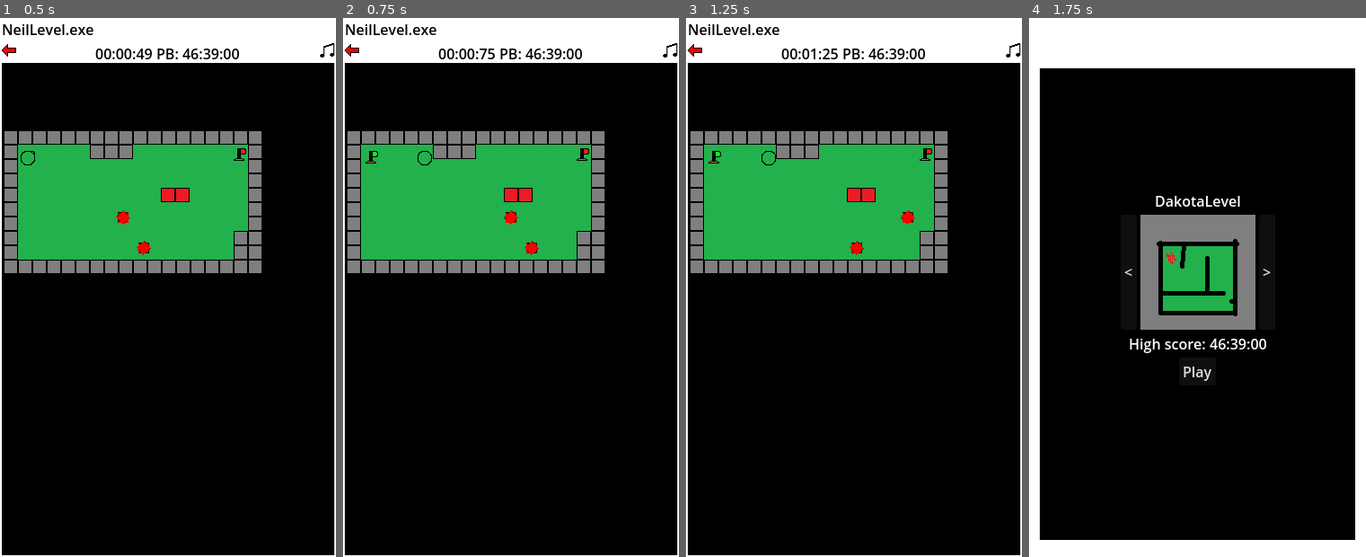
Above: before the commit, frames 1-4 (left to right).
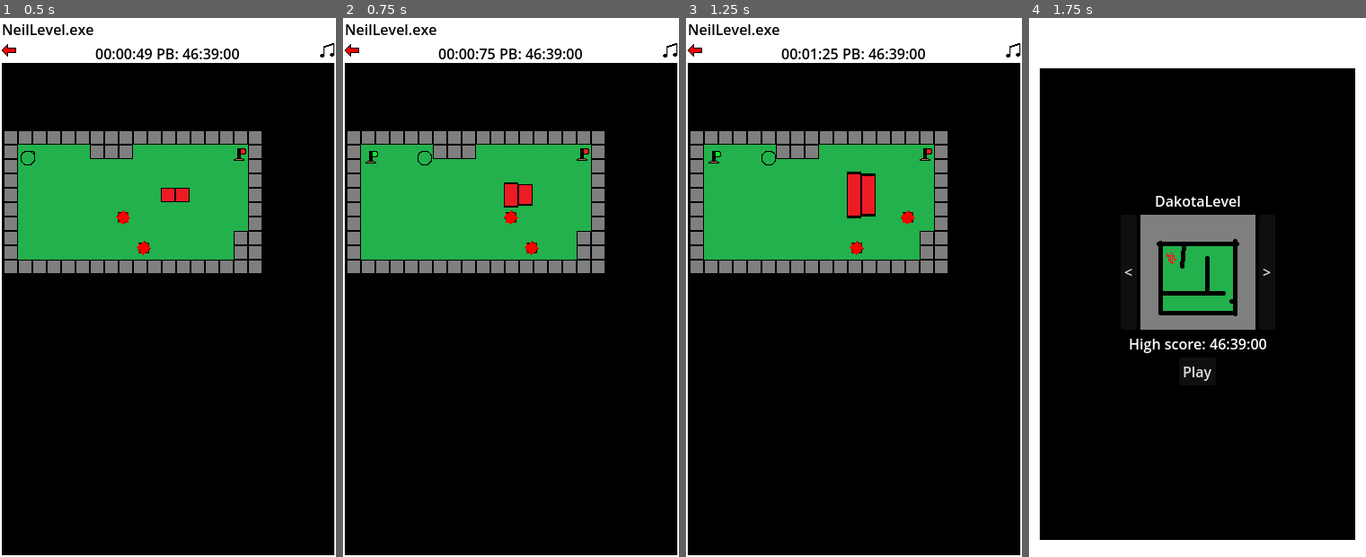
Above: after the commit, the same moments.

Repository: pt80/MobileGame
Game: Godot game, scene res://Scenes/Levels/NeilLevel.tscn
Same seed, same stepped clock (60 frames per second), same inputs: the game is played once before the commit and once after it. This scene is started directly instead of the project's main scene.
Inputs (mouse positions are in pixels of both pictures, inside the frame that each line leads up to):
- Up to frame 1 (0.5 s): no input
- Up to frame 2 (0.75 s): hold D (right) from 0.53 s (still down)
- Up to frame 3 (1.25 s): keep holding D (right)
- Up to frame 4 (1.75 s): release D (right) at 1.25 s; click (1039, 55) at 1.25 s

Frame 1 is identical in both runs. In frame 2, 0.2% of the frame differs, in the area x 47-57%, y 30-36%; in frame 3, 0.5%, in the area x 47-57%, y 28-38%; in frame 4, nothing differs.

Commit message:
adjusted collision

Diff:
--- a/Scenes/Characters/Enemy.tscn
+++ b/Scenes/Characters/Enemy.tscn
@@ -16,6 +16,8 @@
 texture = ExtResource("2_us30l")
 
 [node name="Area2D" type="Area2D" parent="."]
+collision_layer = 3
+collision_mask = 3
 
 [node name="CollisionShape2D" type="CollisionShape2D" parent="Area2D"]
 shape = SubResource("CircleShape2D_opboe")
--- a/Scenes/Characters/StretchEnemy.tscn
+++ b/Scenes/Characters/StretchEnemy.tscn
@@ -38,4 +38,5 @@
 
 [connection signal="body_entered" from="Area2D" to="." method="_on_area_2d_body_entered"]
 [connection signal="timeout" from="Timer" to="." method="_on_timer_timeout"]
+[connection signal="area_entered" from="AlertRadius" to="." method="_on_alert_radius_area_entered"]
 [connection signal="body_entered" from="AlertRadius" to="." method="_on_alert_radius_body_entered"]
--- a/Scenes/Levels/DakotaLevel.tscn
+++ b/Scenes/Levels/DakotaLevel.tscn
@@ -2,9 +2,9 @@
 
 [ext_resource type="PackedScene" uid="uid://dvxpgcsmxdimr" path="res://Scenes/Characters/MainCharacter.tscn" id="1_lt36u"]
 [ext_resource type="PackedScene" uid="uid://c6og6s6f5eqrn" path="res://Scenes/Overlay.tscn" id="1_tgctf"]
-[ext_resource type="PackedScene" uid="uid://d318g2sxt2j03" path="res://Scenes/EndPoint.tscn" id="2_14gpo"]
+[ext_resource type="PackedScene" uid="uid://d318g2sxt2j03" path="res://Scenes/Characters/EndPoint.tscn" id="2_14gpo"]
 [ext_resource type="PackedScene" uid="uid://dtyew16xpmshm" path="res://Scenes/TileMap.tscn" id="2_s0fub"]
-[ext_resource type="PackedScene" uid="uid://d0ofh62ocevur" path="res://Scenes/StartPoint.tscn" id="4_t3tix"]
+[ext_resource type="PackedScene" uid="uid://d0ofh62ocevur" path="res://Scenes/Characters/StartPoint.tscn" id="4_t3tix"]
 
 [node name="DakotaLevel" type="Node2D"]
 
--- a/Scenes/Levels/NeilLevel.tscn
+++ b/Scenes/Levels/NeilLevel.tscn
@@ -1,13 +1,13 @@
 [gd_scene load_steps=9 format=3 uid="uid://ck1acwu03j4ca"]
 
-[ext_resource type="Script" path="res://NeilLevel.gd" id="1_ytnj0"]
+[ext_resource type="Script" path="res://Scripts/NeilLevel.gd" id="1_ytnj0"]
 [ext_resource type="PackedScene" uid="uid://c6og6s6f5eqrn" path="res://Scenes/Overlay.tscn" id="2_mxlvk"]
 [ext_resource type="PackedScene" uid="uid://dtyew16xpmshm" path="res://Scenes/TileMap.tscn" id="2_pj4t5"]
 [ext_resource type="PackedScene" uid="uid://dvxpgcsmxdimr" path="res://Scenes/Characters/MainCharacter.tscn" id="3_py15a"]
-[ext_resource type="PackedScene" uid="uid://d318g2sxt2j03" path="res://Scenes/EndPoint.tscn" id="4_7hid3"]
+[ext_resource type="PackedScene" uid="uid://d318g2sxt2j03" path="res://Scenes/Characters/EndPoint.tscn" id="4_7hid3"]
 [ext_resource type="PackedScene" uid="uid://c4srxovnoowrm" path="res://Scenes/Characters/Enemy.tscn" id="4_jktbs"]
 [ext_resource type="PackedScene" uid="uid://bjbs2hjsa78wg" path="res://Scenes/Characters/StretchEnemy.tscn" id="6_x2in8"]
-[ext_resource type="PackedScene" uid="uid://d0ofh62ocevur" path="res://Scenes/StartPoint.tscn" id="8_dv10a"]
+[ext_resource type="PackedScene" uid="uid://d0ofh62ocevur" path="res://Scenes/Characters/StartPoint.tscn" id="8_dv10a"]
 
 [node name="NeilLevel" type="Node2D"]
 script = ExtResource("1_ytnj0")
--- a/Scripts/Characters/StretchEnemy.gd
+++ b/Scripts/Characters/StretchEnemy.gd
@@ -45,3 +45,10 @@
 		Alerted = true
 		SetTimer()
 		Stretch()
+
+
+func _on_alert_radius_area_entered(area):
+	if !Alerted:
+		Alerted = true
+		SetTimer()
+		Stretch()
Renamed: Scenes/EndPoint.tscn -> Scenes/Characters/EndPoint.tscn
Renamed: Scenes/StartPoint.tscn -> Scenes/Characters/StartPoint.tscn
Renamed: NeilLevel.gd -> Scripts/NeilLevel.gd
